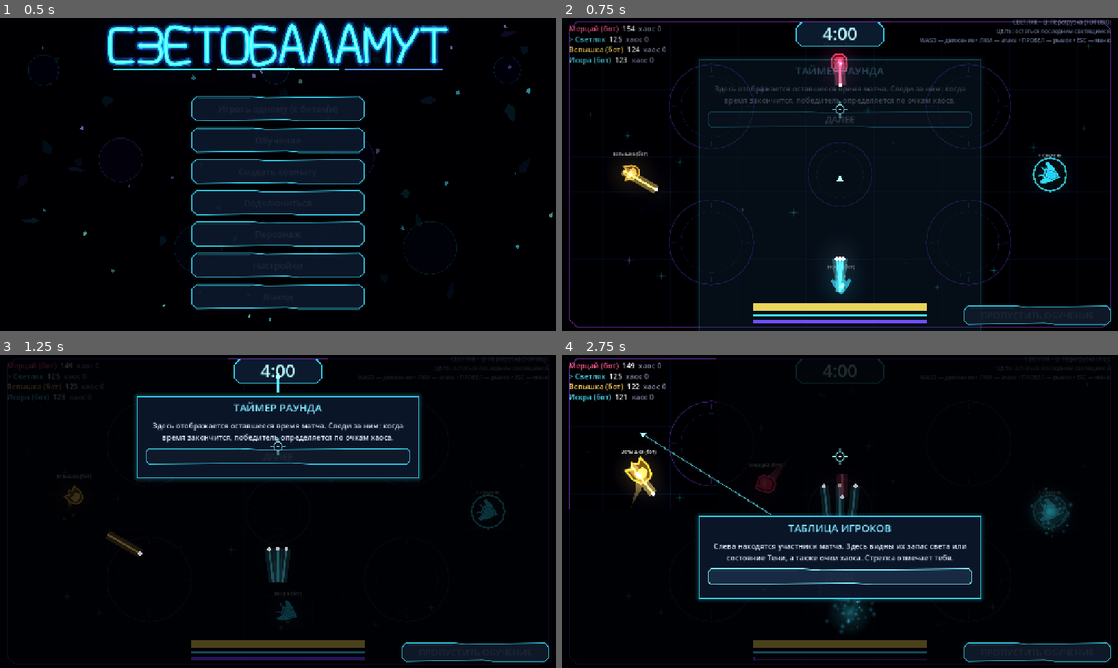
Above: before the commit, frames 1-4 (two rows, left to right).
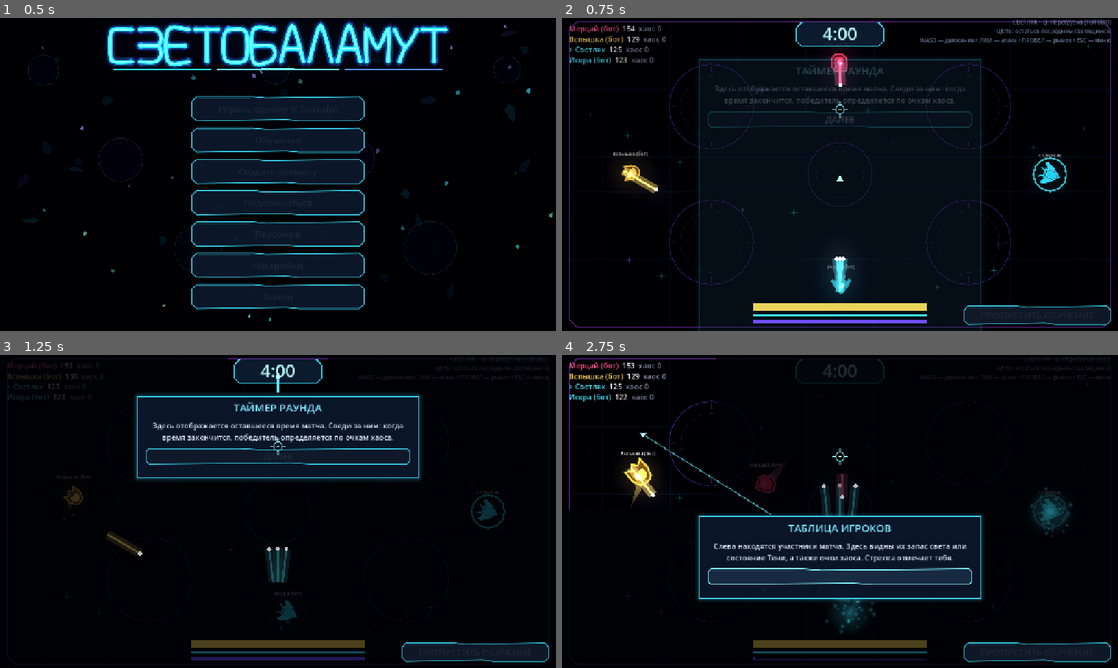
Above: after the commit, the same moments.

Repository: DvoreZZKy/svetobalamut
Game: Godot game, scene res://scenes/menu.tscn
Two runs of this game, one before a commit and one after it. Both use one fixed random seed, a clock stepped at 60 frames per second and the inputs below.
Inputs (mouse positions are in pixels of both pictures, inside the frame that each line leads up to):
- Up to frame 1 (0.5 s): no input
- Up to frame 2 (0.75 s): click "Играть одному (с ботами)" at 0.5 s
- Up to frame 3 (1.25 s): no input
- Up to frame 4 (2.75 s): tap Enter (restart) at 1.25 s; move the mouse to (962, 495) at 1.27 s; hold D (right) 1.28-2 s; tap Q (ability) at 1.35 s; click (962, 495) at 1.42 s; click "ДАЛЕЕ" at 2 s

Frame 1 is identical in both runs. In frame 2, 0.4% of the frame differs, in the area x 1-19%, y 5-53%; in frame 3, 0.2%; in frame 4, 0.8%, in the area x 1-19%, y 2-49%.

Commit message:
Fix survival economy and reduce hazard pressure

Diff:
--- a/scripts/sim.gd
+++ b/scripts/sim.gd
@@ -8,8 +8,8 @@
 const CLASS_STATS := [
 	{"name": "Светляк", "hp": 125.0, "def": 0.95, "atk": 0.82, "speed": 1.12, "rate": 0.22, "ability": "Перегрузка"},
 	{"name": "Капсула", "hp": 155.0, "def": 0.72, "atk": 1.35, "speed": 0.78, "rate": 0.56, "ability": "Энергощит"},
-	{"name": "Призрак", "hp": 125.0, "def": 0.90, "atk": 0.95, "speed": 1.25, "rate": 0.26, "ability": "Фазовый скачок"},
-	{"name": "Кристалл", "hp": 120.0, "def": 0.92, "atk": 1.65, "speed": 0.88, "rate": 0.68, "ability": "Звёздный залп"}
+	{"name": "Призрак", "hp": 130.0, "def": 0.88, "atk": 1.0, "speed": 1.20, "rate": 0.26, "ability": "Фазовый скачок"},
+	{"name": "Кристалл", "hp": 125.0, "def": 0.92, "atk": 1.55, "speed": 0.90, "rate": 0.64, "ability": "Звёздный залп"}
 ]
 const SPEED := 470.0
 const DASH_SPEED := 1550.0
@@ -19,16 +19,17 @@
 const FIRE_CD := 0.1
 const BULLET_SPEED := 1300.0
 const BULLET_DMG := 9.0
-const SHOT_COST := 1.0
-const MOVE_COST := 1.8
-const DASH_COST := 4.0
-const REGEN_STILL := 10.0
+const SHOT_COST := 0.28
+const MOVE_COST := 0.65
+const DASH_COST := 2.0
+const REGEN_PASSIVE := 3.5
+const REGEN_STILL := 5.0
 const REGEN_ZONE := 30.0
 const KILL_BONUS := 24.0
 const MATCH_TIME := 240.0
 const MIN_SURVIVAL_TIME := 60.0
 const P_RADIUS := 28.0
-const MAX_EATERS_RAIN := 16
+const MAX_EATERS_RAIN := 8
 const ZONES := [Vector3(420, 250, 125), Vector3(1180, 250, 125), Vector3(420, 650, 125), Vector3(1180, 650, 125), Vector3(800, 450, 95)]
 const CHAOS := ["invert", "reverse", "blind", "bounce", "zerog", "rain", "steal", "doubles", "magnet", "bomb"]
 const DUR := {"invert": 6.0, "reverse": 6.0, "blind": 5.0, "bounce": 8.0, "zerog": 6.0, "magnet": 5.0}
@@ -65,8 +66,8 @@
 	time_left = MATCH_TIME
 	phase = "play"
 	winner = 0
-	chaos_timer = 10.0
-	eater_timer = 4.0
+	chaos_timer = 15.0
+	eater_timer = 7.0
 	bomb_id = 0
 	bomb_t = 0.0
 	next_id = 1
@@ -115,8 +116,8 @@
 			effects.erase(k)
 	eater_timer -= dt
 	if eater_timer <= 0.0:
-		eater_timer = 5.0
-		if eaters.size() < 8:
+		eater_timer = 8.0
+		if eaters.size() < 5:
 			_spawn_eater(_edge_point(), rng.randi() % 100 < 60)
 	for p in players.values():
 		if not p.human:
@@ -233,6 +234,7 @@
 	var in_zone := _in_zone(p.pos)
 	if effects.has("invert"):
 		in_zone = not in_zone
+	p.light += REGEN_PASSIVE * dt
 	if spd_ratio < 0.15:
 		p.light += REGEN_STILL * dt
 	if in_zone:
@@ -512,7 +514,7 @@
 		e.cd = maxf(0.0, e.cd - dt)
 		e.flash = maxf(0.0, e.flash - dt)
 		if not tgt.is_empty():
-			var sp := 250.0 if e.type == 0 else 430.0
+			var sp := 180.0 if e.type == 0 else 300.0
 			var dir: Vector2 = (tgt.pos - e.pos).normalized()
 			e.vel = e.vel.lerp(dir * sp, clampf(3.5 * dt, 0.0, 1.0))
 			if e.type == 1:
@@ -523,8 +525,8 @@
 				continue
 			if (p.pos - e.pos).length_squared() < pow(e.r + P_RADIUS - 6.0, 2):
 				if p.inv <= 0.0 and e.cd <= 0.0:
-					e.cd = 0.45
-					_damage(p, 10.0, 0, false)
+					e.cd = 0.85
+					_damage(p, 5.0, 0, false)
 					p.vel += (p.pos - e.pos).normalized() * 500.0
 		keep.append(e)
 	eaters = keep
@@ -535,9 +537,9 @@
 	chaos_timer -= dt
 	if chaos_timer > 0.0:
 		return
-	chaos_timer = 9.5 + rng.randf_range(-2.5, 2.5)
+	chaos_timer = 14.0 + rng.randf_range(-3.0, 3.0)
 	trigger(CHAOS[rng.randi() % CHAOS.size()])
-	if time_left < MATCH_TIME * 0.4 and rng.randf() < 0.35:
+	if time_left < MATCH_TIME * 0.4 and rng.randf() < 0.12:
 		trigger(CHAOS[rng.randi() % CHAOS.size()])
 
 
@@ -550,7 +552,7 @@
 			lit.append(p)
 	match name:
 		"rain":
-			for i in 8:
+			for i in 4:
 				if eaters.size() >= MAX_EATERS_RAIN:
 					break  # repeated rains must not bury the arena in never-expiring eaters
 				_spawn_eater(Vector2(rng.randf_range(60, A.x - 60), -40.0 - i * 20.0), rng.randf() < 0.5)
@@ -625,7 +627,7 @@
 				continue
 			var d: float = (p.pos - c).length()
 			if d < 260.0:
-				var dmg: float = 100.0 if p.id == holder else 65.0 * (1.0 - d / 330.0)
+				var dmg: float = 48.0 if p.id == holder else 36.0 * (1.0 - d / 330.0)
 				p.vel += (p.pos - c).normalized() * 800.0
 				_damage(p, dmg, holder, false)
 				if p.id != holder and players.has(holder):
